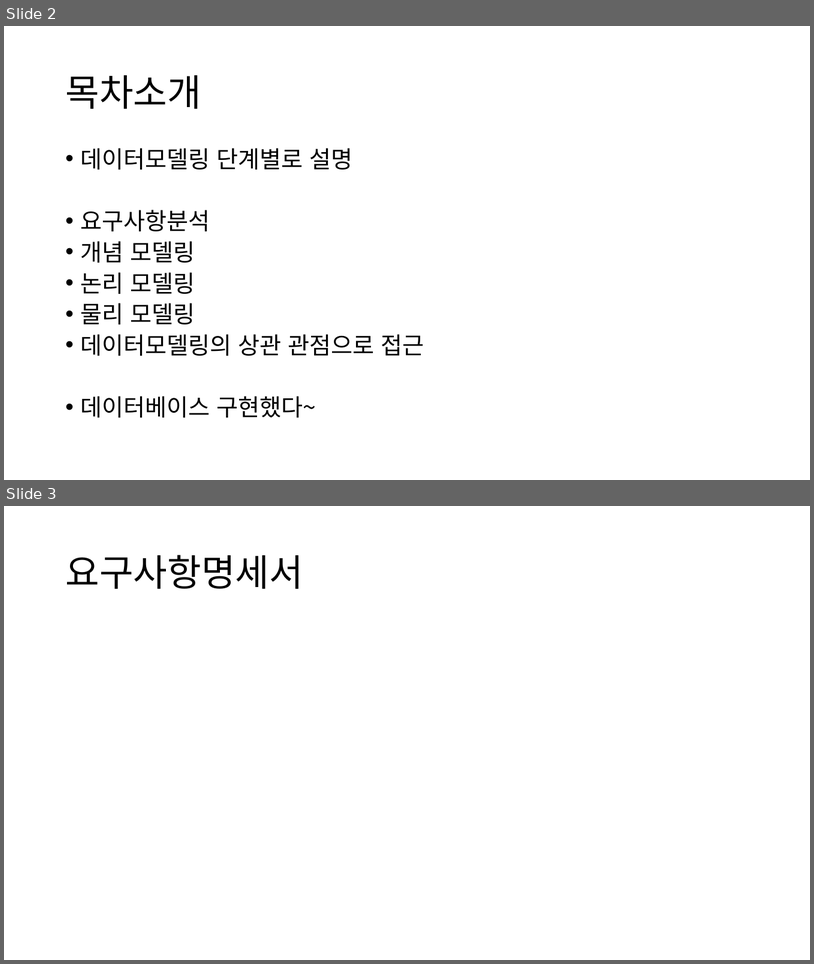
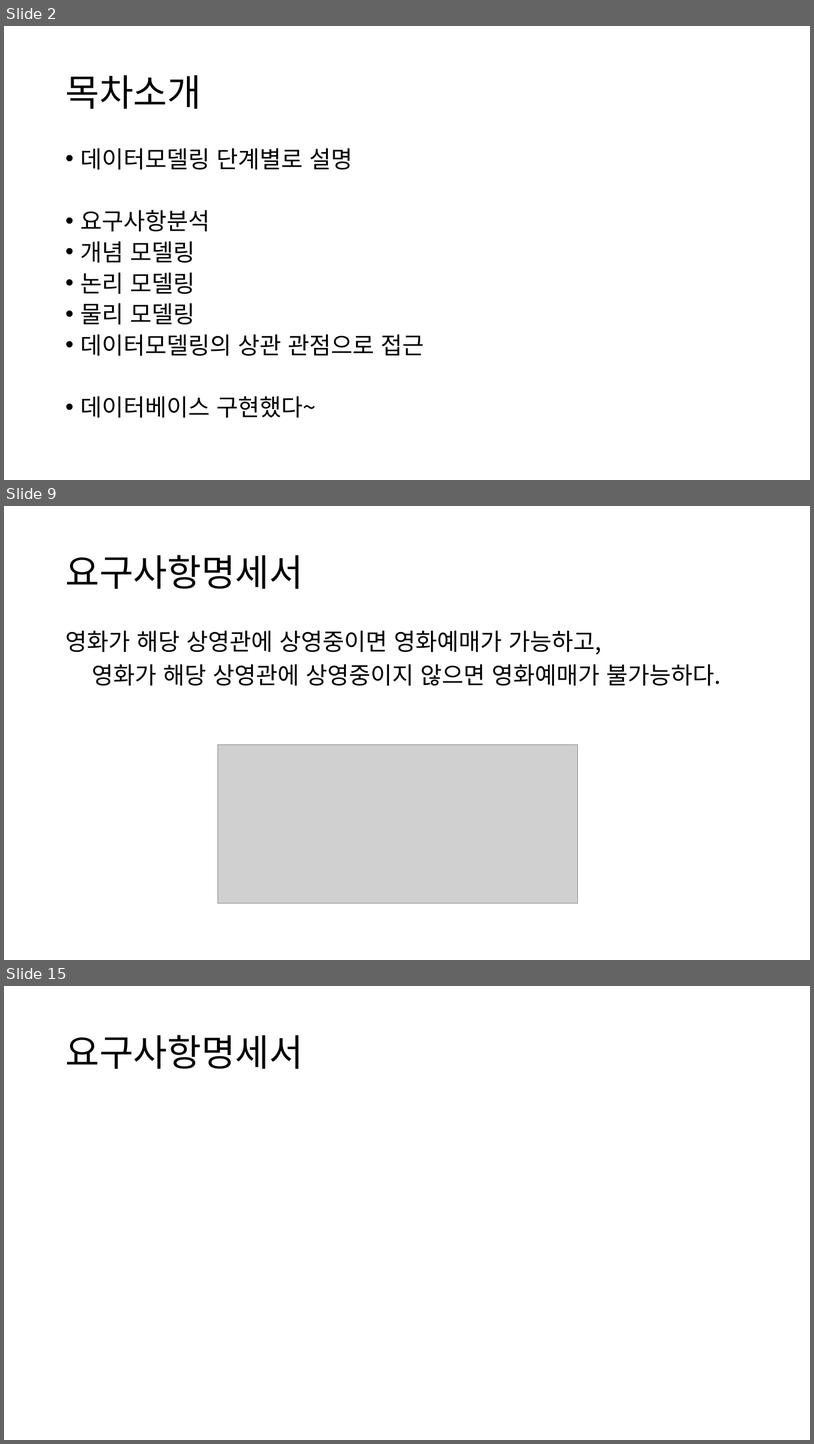
Before and after one commit to Cinema-System/My-Cinema, a slide deck: 중간발표/다은발표준비.pptx. Shown one above the other, each under a label of ours: slides 2 and 3 before the commit, slides 2, 9 and 15 after it; the slides between them are not shown. The pictures are 814x964 and 814x1444 pixels, drawn with LibreOffice and Linux fonts; fonts in the diff are those of the drawing; grey boxes stand for pictures. Boxes give left, top, right and bottom in pixels: in the first picture for what was removed or moved away, otherwise in the second. Text is boxed around its words. In the diff, an @@ line names an element or a change of style, - is before the commit and + after.

```diff
--- a/중간발표/다은발표준비.pptx
+++ b/중간발표/다은발표준비.pptx
@@ slide 9 added at (4,506,810,960), background #FFFFFF @@
@@ title added at (65,555,303,589), 44 pt, text #000000 @@
+요구사항명세서
@@ text added at (65,630,721,685), 28 pt, text #000000 @@
+영화가 해당 상영관에 상영중이면 영화예매가 가능하고,
+영화가 해당 상영관에 상영중이지 않으면 영화예매가 불가능하다.
@@ picture added at (218,744,578,903) @@
@@ what was slide 3 is now slide 15 @@
```
Also in this commit, not shown: 13 other slides added, 2 other files.
